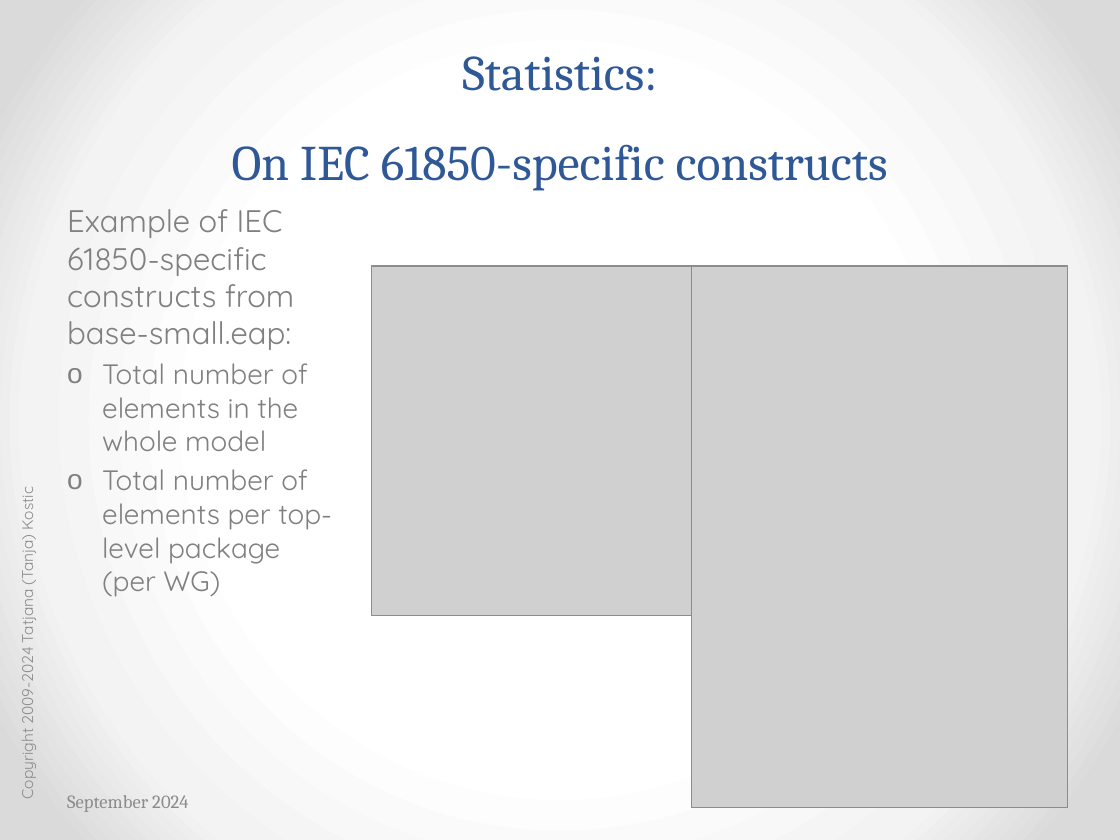
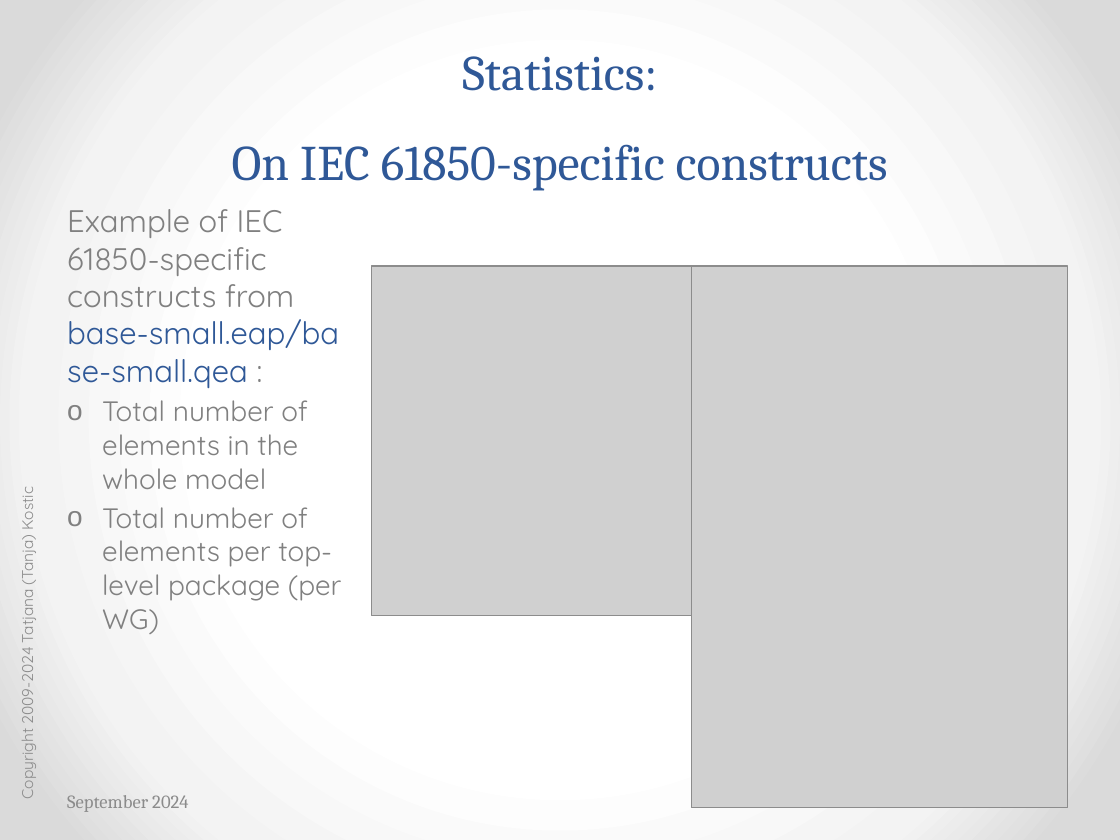
Before and after one commit to cimug-org/jCleanCim, a slide deck: slide 41 of doc/jCleanCimIntro.pptx. Drawn at 1120x840 pixels with LibreOffice and Linux fonts; fonts in the diff are those of the drawing; grey boxes stand for pictures. Boxes give left, top, right and bottom in pixels: in the first picture for what was removed or moved away, otherwise in the second. Text is boxed around its words. In the diff, an @@ line names an element or a change of style, - is before the commit and + after.

```diff
--- a/doc/jCleanCimIntro.pptx
+++ b/doc/jCleanCimIntro.pptx
@@ text at (67, 209, 339, 388): text changed @@
-Example of IEC 61850-specific constructs from base-small.eap:
+Example of IEC 61850-specific constructs from base-small.eap/base-small.qea :
```
Also in this commit, not shown: 24 other slides changed, 4 other files.
